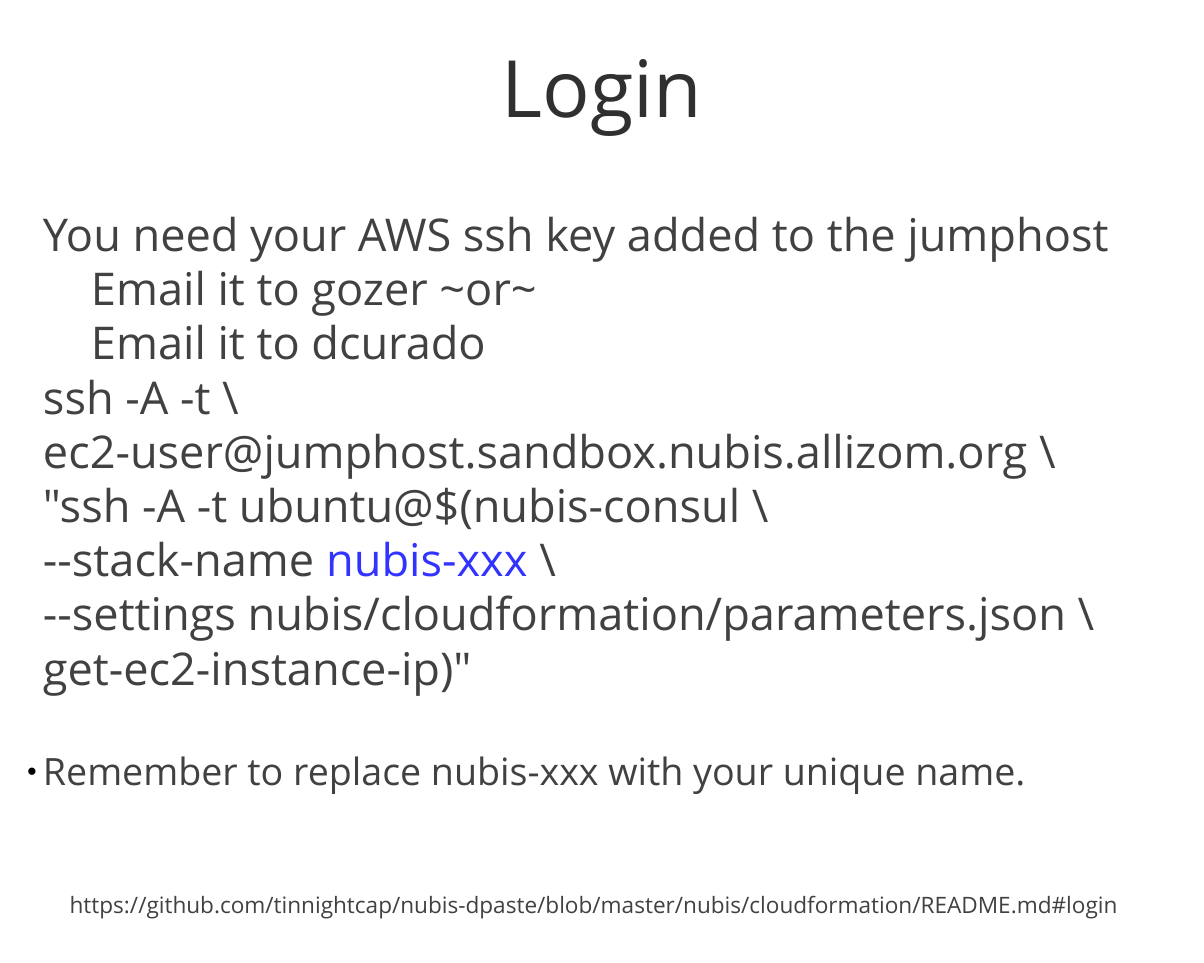
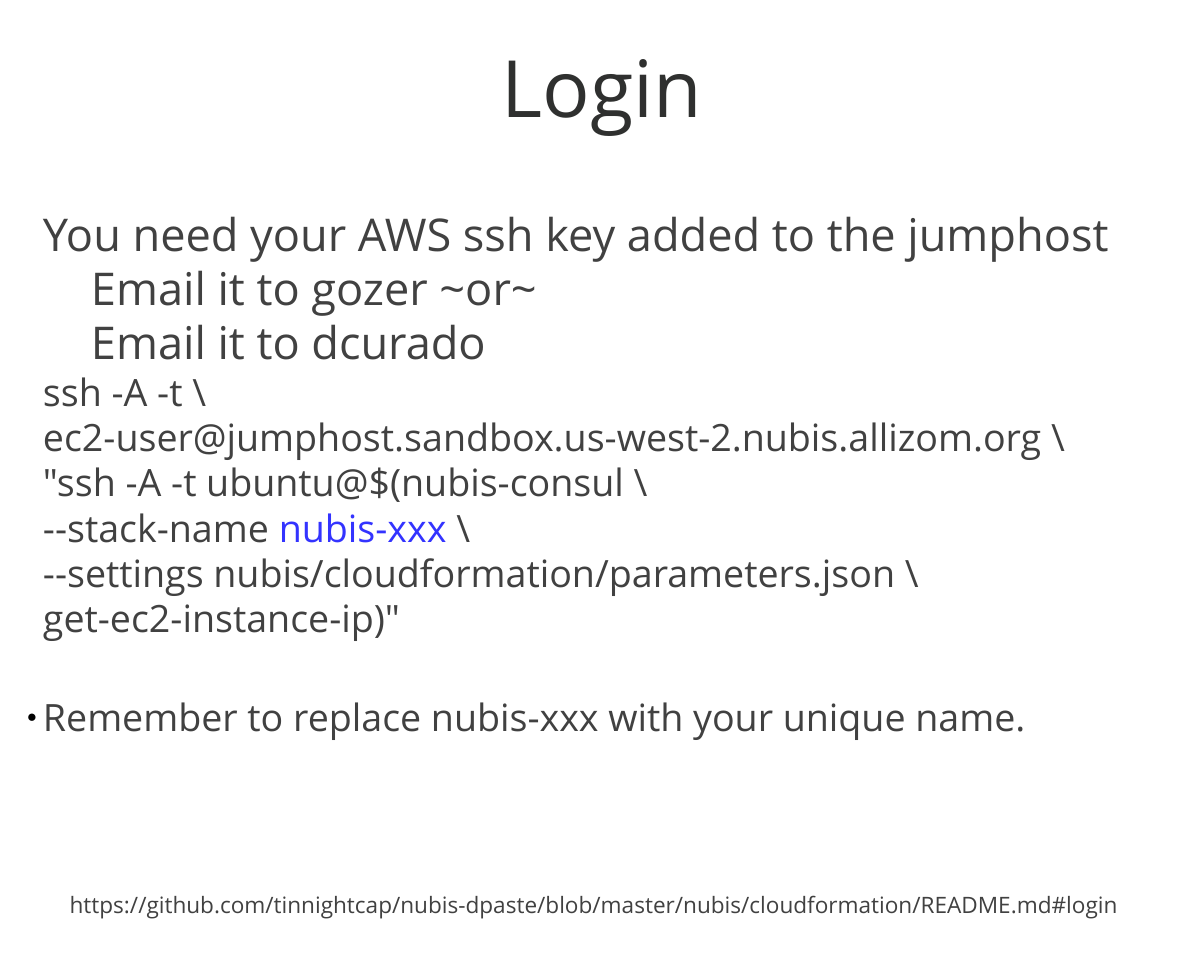
Before and after one commit to nubisproject/nubis-docs, a slide deck: slide 13 of presentations/IT_Walk_Through_20150601.odp. Drawn at 1204x963 pixels with LibreOffice and Linux fonts; fonts in the diff are those of the drawing; background and template pictures are left out. Boxes give left, top, right and bottom in pixels: in the first picture for what was removed or moved away, otherwise in the second. Text is boxed around its words. In the diff, an @@ line names an element or a change of style, - is before the commit and + after.

Commit message:
Adding region to jumphost url

```diff
--- a/presentations/IT_Walk_Through_20150601.odp
+++ b/presentations/IT_Walk_Through_20150601.odp
@@ text at (43,377,895,641): size 48 to 40 pt in "ssh -A -t \", ""ssh -A -t ubuntu@$(nubis-consul \", "--stack-name nubis-xxx \", "--settings nubis/cloudformation/parameters.json \" and 1 more places @@
@@ text at (43,422,1041,460): text changed; size 48 to 40 pt @@
-● ec2-user@jumphost.sandbox.nubis.allizom.org \
+● ec2-user@jumphost.sandbox.us-west-2.nubis.allizom.org \
```
Also in this commit, not shown: 1 other file.
